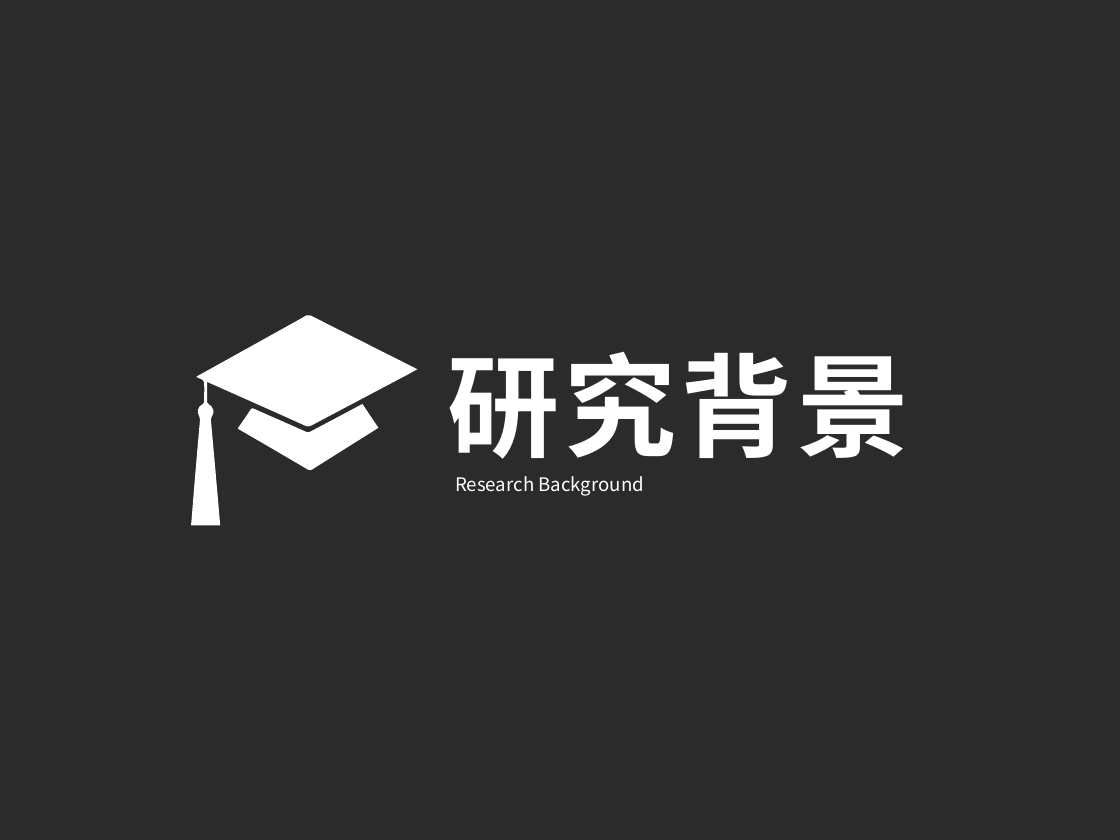
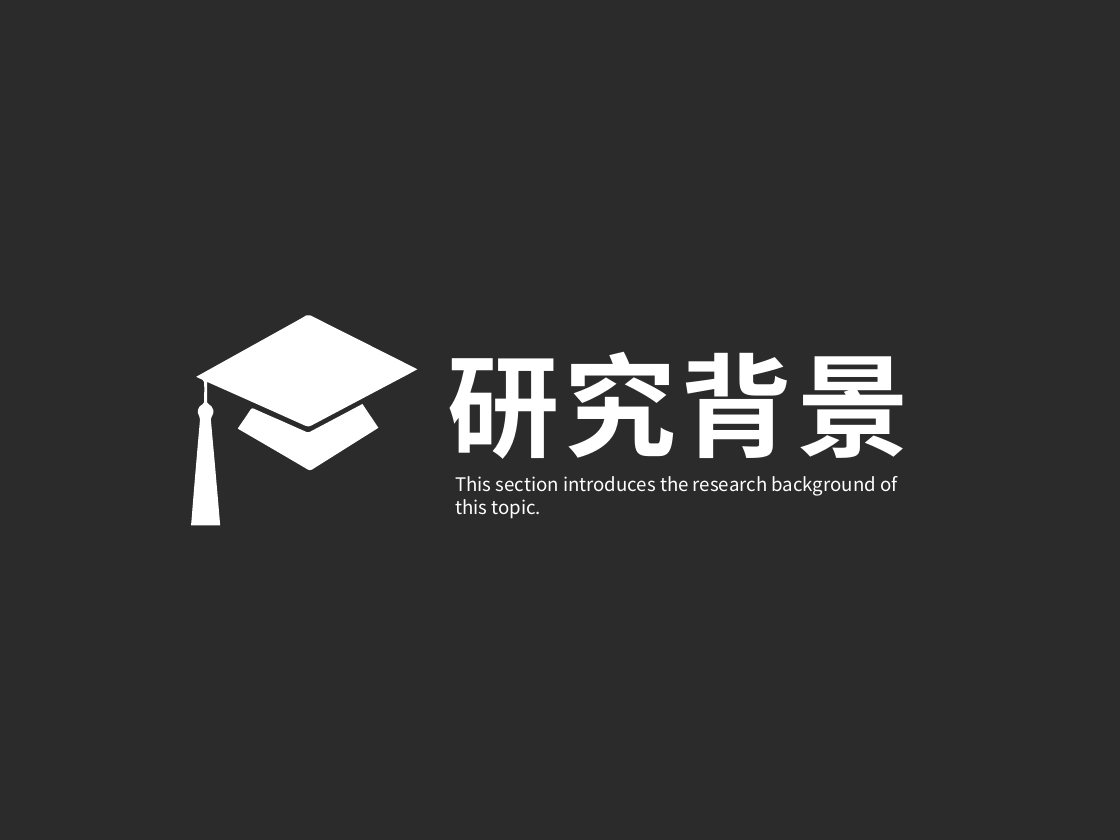
Before and after one commit to xuzhenkang/NoteBook, a slide deck: slide 3 of 毕业相关/毕业论文/答辩/毕业答辩【红色】.pptx. Drawn at 1120x840 pixels with LibreOffice and Linux fonts; fonts in the diff are those of the drawing; background and template pictures are left out; a plain dark background stands for a picture behind light text. Boxes give left, top, right and bottom in pixels: in the first picture for what was removed or moved away, otherwise in the second. Text is boxed around its words. In the diff, an @@ line names an element or a change of style, - is before the commit and + after.

```diff
--- a/毕业相关/毕业论文/答辩/毕业答辩【红色】.pptx
+++ b/毕业相关/毕业论文/答辩/毕业答辩【红色】.pptx
@@ text at (455, 476, 897, 519): text changed @@
-Research Background
+This section introduces the research background of this topic.
```
Also in this commit, not shown: 6 other slides changed, 18 slides added, 17 slides removed, 2 other files.
